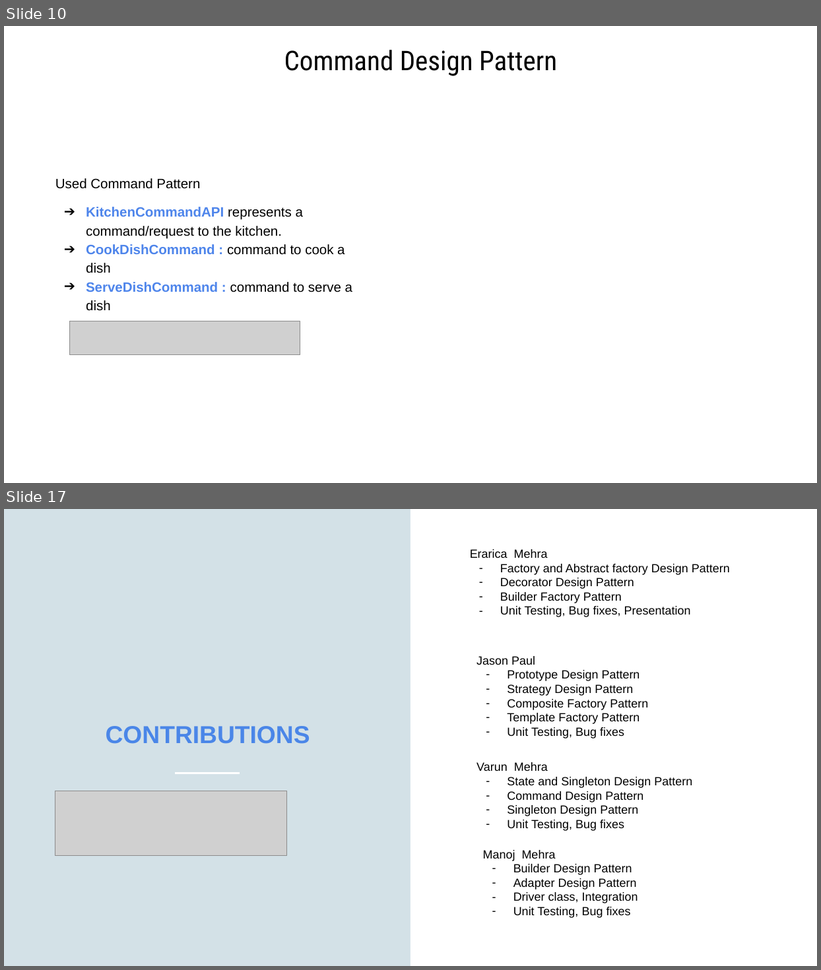
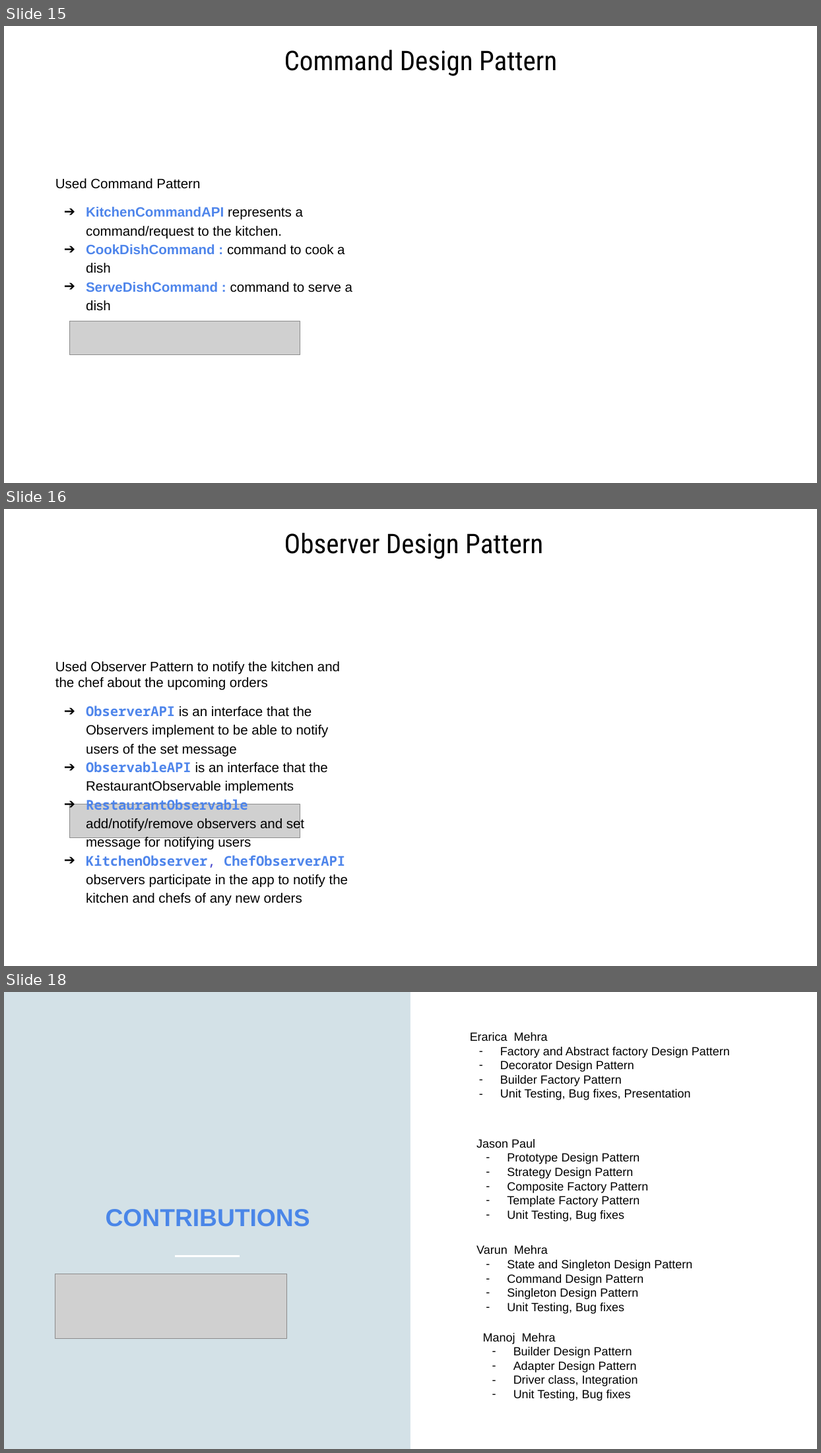
Before and after one commit to varun07neu/CSYE_7374_Project, a slide deck: RestaurantManagement.pptx. Shown one above the other, each under a label of ours: slides 10 and 17 before the commit, slides 15, 16 and 18 after it; the slides between them are not shown. The pictures are 821x970 and 821x1453 pixels, drawn with LibreOffice and Linux fonts; fonts in the diff are those of the drawing; grey boxes stand for pictures; background and template pictures are left out. Boxes give left, top, right and bottom in pixels: in the first picture for what was removed or moved away, otherwise in the second. Text is boxed around its words. In the diff, an @@ line names an element or a change of style, - is before the commit and + after.

```diff
--- a/RestaurantManagement.pptx
+++ b/RestaurantManagement.pptx
@@ slide 16 added at (x1=4, y1=509, x2=817, y2=966), background picture (left out) @@
@@ text added at (x1=284, y1=533, x2=543, y2=559), 32 pt, text #000000 @@
+Observer Design Pattern
@@ text added at (x1=55, y1=661, x2=348, y2=906), 16 pt, text #000000 @@
+Used Observer Pattern to notify the kitchen and the chef about the upcoming orders
+➔ ObserverAPI is an interface that the Observers implement to be able to notify users of the set message
+➔ ObservableAPI is an interface that the RestaurantObservable implements
+➔ RestaurantObservable add/notify/remove observers and set message for notifying users
+➔ KitchenObserver, ChefObserverAPI observers participate in the app to notify the kitchen and chefs of any new orders
@@ text added at (x1=199, y1=725, x2=224, y2=735), 18 pt, text #FFFFFF @@
+fesf
@@ picture added at (x1=70, y1=804, x2=300, y2=838) @@
@@ what was slide 10 is now slide 15 @@
@@ what was slide 17 is now slide 18 @@
```
Also in this commit, not shown: 1 slide changed.
